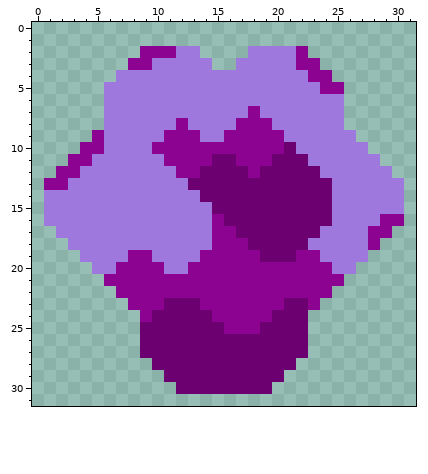
File history of a pixel-art sprite, sprites/items/living-steel/living-steel-2.png. The picture above is the old version.
The file is 32x32 pixels.
Once edited:
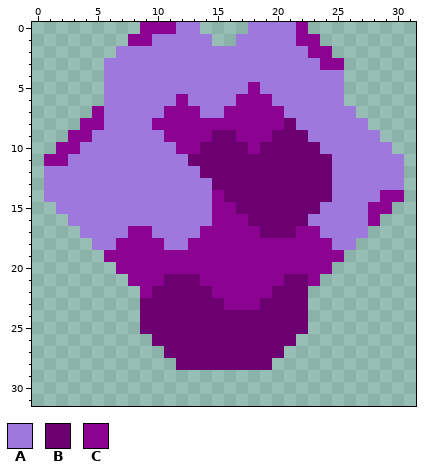
Palette (. is transparent): A #9e78dc  B #6d0071  C #8c0291
Difference:
y 0: x 9..13 ..... -> CCCAA; x 18..22 ..... -> AAAAC
y 1: x 8..14 ....... -> CCAAAAA; x 17..23 ....... -> AAAAACC
y 2: x 7..11 ..CCC -> AAAAA; x 14..17 .... -> AAAA; x 22..24 C.. -> ACC
y 3: x 6..9 ..CC -> AAAA; x 15..16 .. -> AA; x 22..25 CC.. -> AACC
y 4: x 6 . -> A; x 23..25 CC. -> AAA
y 5: x 18 A -> C; x 24..25 CC -> AA
y 6: x 12 A -> C; x 17..19 AAA -> CCC
y 7: x 5 . -> C; x 11..13 AAA -> CCC; x 16..17 AA -> CC; x 19..20 AA -> CC; x 26 . -> A
y 8: x 4..5 .. -> CC; x 10..11 AA -> CC; x 13..16 AAAA -> CCCC; x 20..21 AA -> CB; x 26..27 .. -> AA
y 9: x 3..5 ..C -> CCA; x 14..16 AAC -> CBB; x 20..22 CAA -> BBB; x 27..28 .. -> AA
y 10: x 2..5 ..CC -> CCAA; x 10..11 CC -> AA; x 14..17 CCCC -> BBBB; x 19..20 CC -> BB; x 22..23 AA -> BB; x 28..29 .. -> AA
y 11: x 1..4 ..CC -> CCAA; x 11..14 CCCC -> AABB; x 17..19 CCC -> BBB; x 23..24 AA -> BB; x 29..30 .. -> AA
y 12: x 1..3 .CC -> AAA; x 12..13 CC -> AA; x 18 C -> B; x 24 A -> B; x 30 . -> A
y 13: x 1..2 CC -> AA; x 13..14 BB -> AA
y 14: x 14..15 BB -> AC; x 29..30 AA -> CC
y 15: x 1 A -> .; x 15..16 BB -> CC; x 24 B -> A; x 28..30 AAA -> CC.
y 16: x 1..2 AA -> ..; x 16..17 BB -> CC; x 23..24 BB -> AA; x 28..30 ACC -> C..
y 17: x 2..3 AA -> ..; x 8..9 AA -> CC; x 14 A -> C; x 17..18 BB -> CC; x 22..23 BB -> CC; x 28..29 CC -> ..
y 18: x 3..4 AA -> ..; x 7..10 AAAA -> CCCC; x 13..14 AA -> CC; x 18..24 BBBBBAA -> CCCCCCC; x 27..28 AC -> ..
y 19: x 4..7 AAAA -> ..CC; x 10..13 AAAA -> CCCC; x 19..21 BBB -> CCC; x 24..27 AAAA -> CC..
y 20: x 5..6 AA -> ..; x 11..12 AA -> CC; x 25..26 AA -> ..
y 21: x 6..7 CC -> ..; x 11..13 CCC -> BBB; x 21..22 CC -> BB; x 24..25 CC -> ..
y 22: x 7..8 CC -> ..; x 10..14 CCCCC -> BBBBB; x 20..24 CCCCC -> BBB..
y 23: x 8..10 CCC -> .BB; x 14..15 CC -> BB; x 19..20 CC -> BB; x 23 C -> .
y 24: x 9 C -> B; x 15..19 CCCCC -> BBBBB
y 25: x 16..18 CCC -> BBB
y 26: x 9 B -> .; x 22 B -> .
y 27: x 9..10 BB -> ..; x 21..22 BB -> ..
y 28: x 10..11 BB -> ..; x 20..21 BB -> ..
y 29: x 11..20 BBBBBBBBBB -> ..........
y 30: x 12..19 BBBBBBBB -> ........
